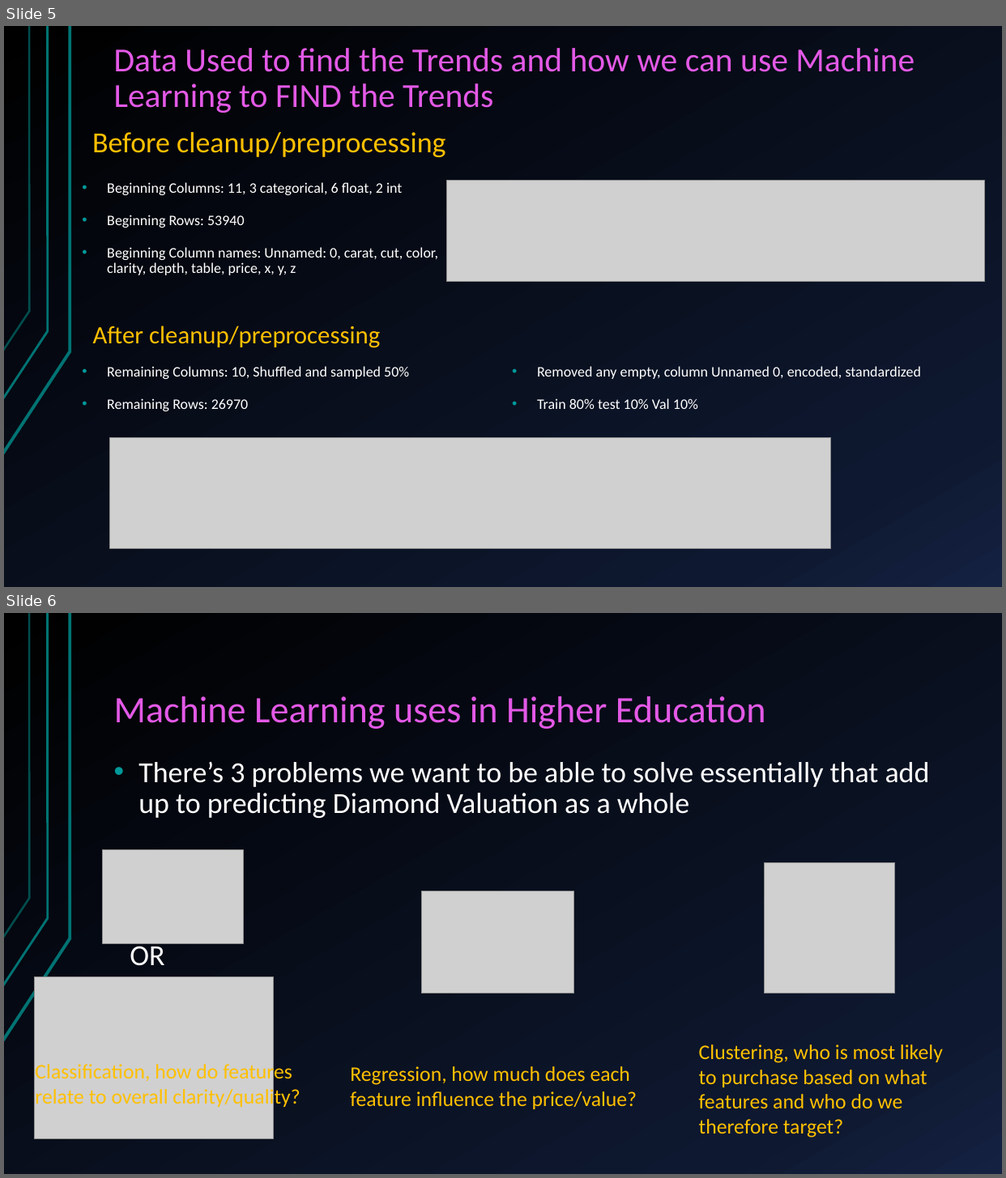
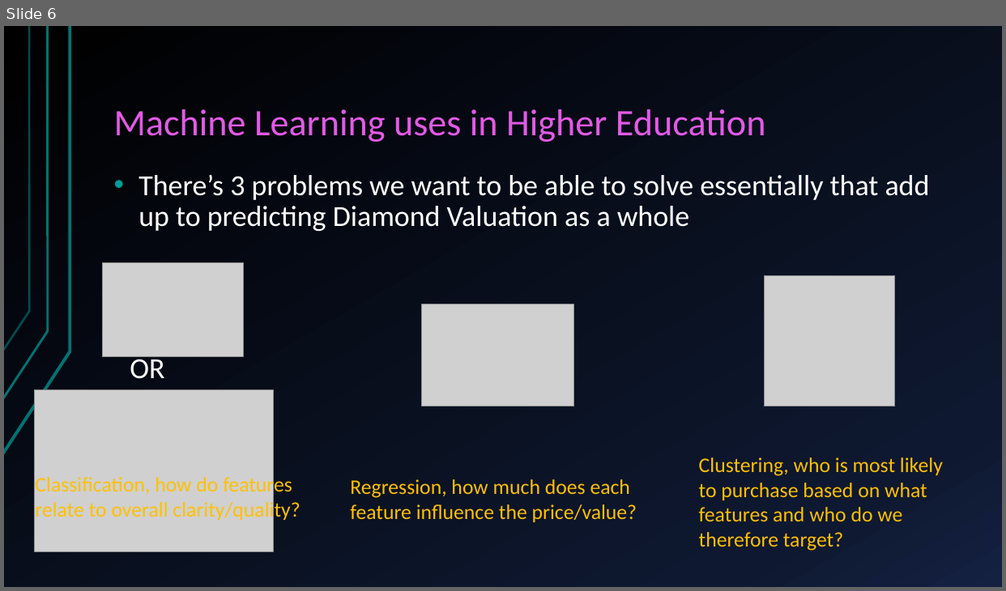
Before and after one commit to Mivenya/lt_presentation, a slide deck: lt_presentation/MWLightning.pptx. Shown one above the other, each under a label of ours: slides 5 and 6 before the commit, slide 6 after it. The pictures are 1006x1178 and 1006x591 pixels, drawn with LibreOffice and Linux fonts; fonts in the diff are those of the drawing; grey boxes stand for pictures. Boxes give left, top, right and bottom in pixels: in the first picture for what was removed or moved away, otherwise in the second. Text is boxed around its words. In the diff, an @@ line names an element or a change of style, - is before the commit and + after.

```diff
--- a/lt_presentation/MWLightning.pptx
+++ b/lt_presentation/MWLightning.pptx
@@ slide 5 removed at [4, 26, 1002, 587], background gradient #000000 to #0F1931 to #142242; not listed: 3 template elements that a slide beside it also shows @@
@@ title removed at [114, 48, 914, 113] @@
-Data Used to find the Trends and how we can use Machine Learning to FIND the Trends
@@ text removed at [92, 132, 445, 157] @@
-Before cleanup/preprocessing
@@ text removed at [107, 182, 438, 275] @@
-• Beginning Columns: 11, 3 categorical, 6 float, 2 int
-• Beginning Rows: 53940
-• Beginning Column names: Unnamed: 0, carat, cut, color, clarity, depth, table, price, x, y, z
@@ picture removed at [446, 180, 984, 282] @@
@@ text removed at [93, 326, 380, 348] @@
-After cleanup/preprocessing
@@ text removed at [107, 366, 922, 409] @@
-• Remaining Columns: 10, Shuffled and sampled 50%
-• Remaining Rows: 26970
-• Removed any empty, column Unnamed 0, encoded, standardized
-• Train 80% test 10% Val 10%
@@ picture removed at [109, 437, 830, 549] @@
```
Also in this commit, not shown: 4 slides changed, 2 slides added, 1 other slide removed, 6 other files.
